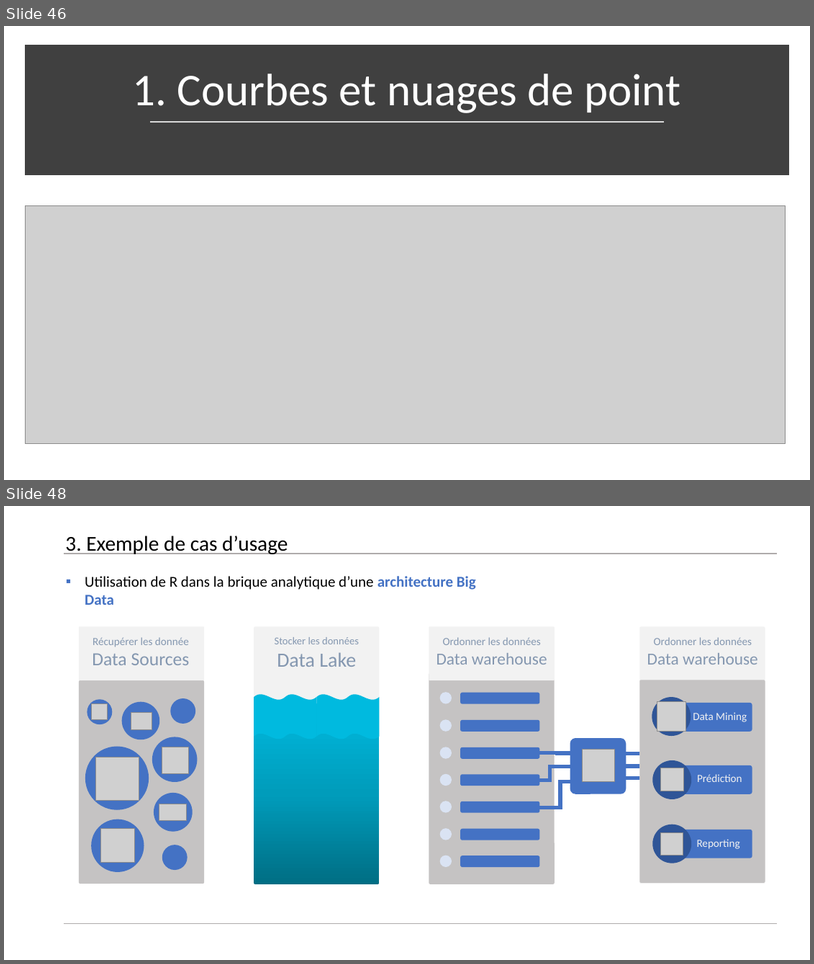
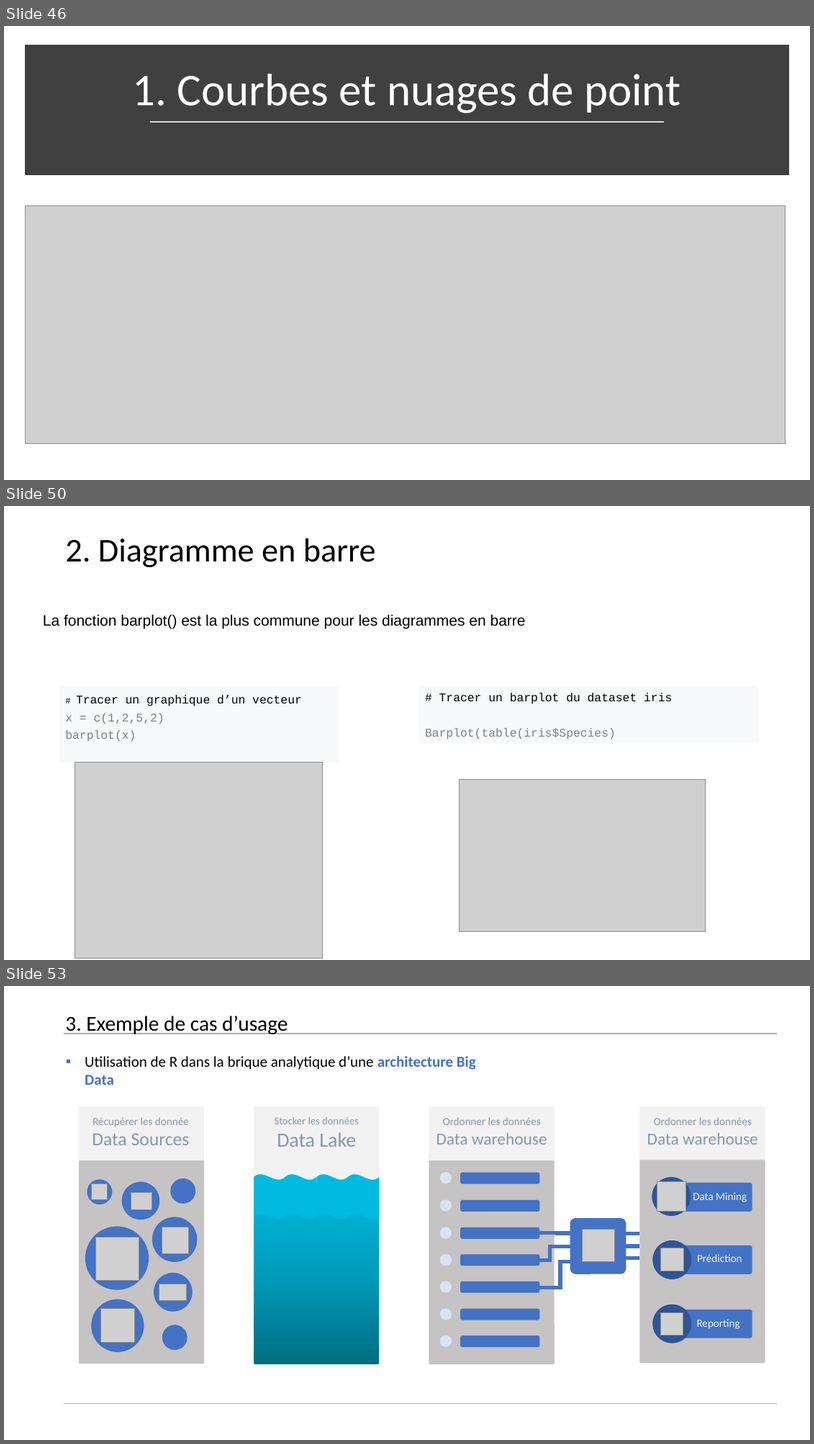
Before and after one commit to Arkantick/Enseignement_EPSI_LangageR, a slide deck: EPSI/Langage R/Généralités R/Environnement_R_Cours.pptx. Shown one above the other, each under a label of ours: slides 46 and 48 before the commit, slides 46, 50 and 53 after it; the slides between them are not shown. The pictures are 814x964 and 814x1444 pixels, drawn with LibreOffice and Linux fonts; fonts in the diff are those of the drawing; grey boxes stand for pictures; background and template pictures are left out. Boxes give left, top, right and bottom in pixels: in the first picture for what was removed or moved away, otherwise in the second. Text is boxed around its words. In the diff, an @@ line names an element or a change of style, - is before the commit and + after.

```diff
--- a/EPSI/Langage R/Généralités R/Environnement_R_Cours.pptx
+++ b/EPSI/Langage R/Généralités R/Environnement_R_Cours.pptx
@@ slide 50 added at bbox=[4, 506, 810, 960], background #FFFFFF @@
@@ title added at bbox=[65, 538, 376, 567], 39.6 pt, text #000000 @@
+2. Diagramme en barre
@@ text added at bbox=[43, 614, 526, 628], 18 pt, text #000000 @@
+La fonction barplot() est la plus commune pour les diagrammes en barre
@@ rectangle added at bbox=[59, 686, 339, 762], fill #F8F9FA, 14 pt, text #000000 @@
+# Tracer un graphique d’un vecteur
+x = c(1,2,5,2)
+barplot(x)
@@ rectangle added at bbox=[419, 686, 759, 743], fill #F8F9FA, 14 pt, text #000000 @@
+# Tracer un barplot du dataset iris
+Barplot(table(iris$Species)
@@ picture added at bbox=[75, 762, 323, 958] @@
@@ picture added at bbox=[460, 780, 705, 932] @@
@@ what was slide 48 is now slide 53 @@
```
Also in this commit, not shown: 3 slides changed, 4 other slides added.
